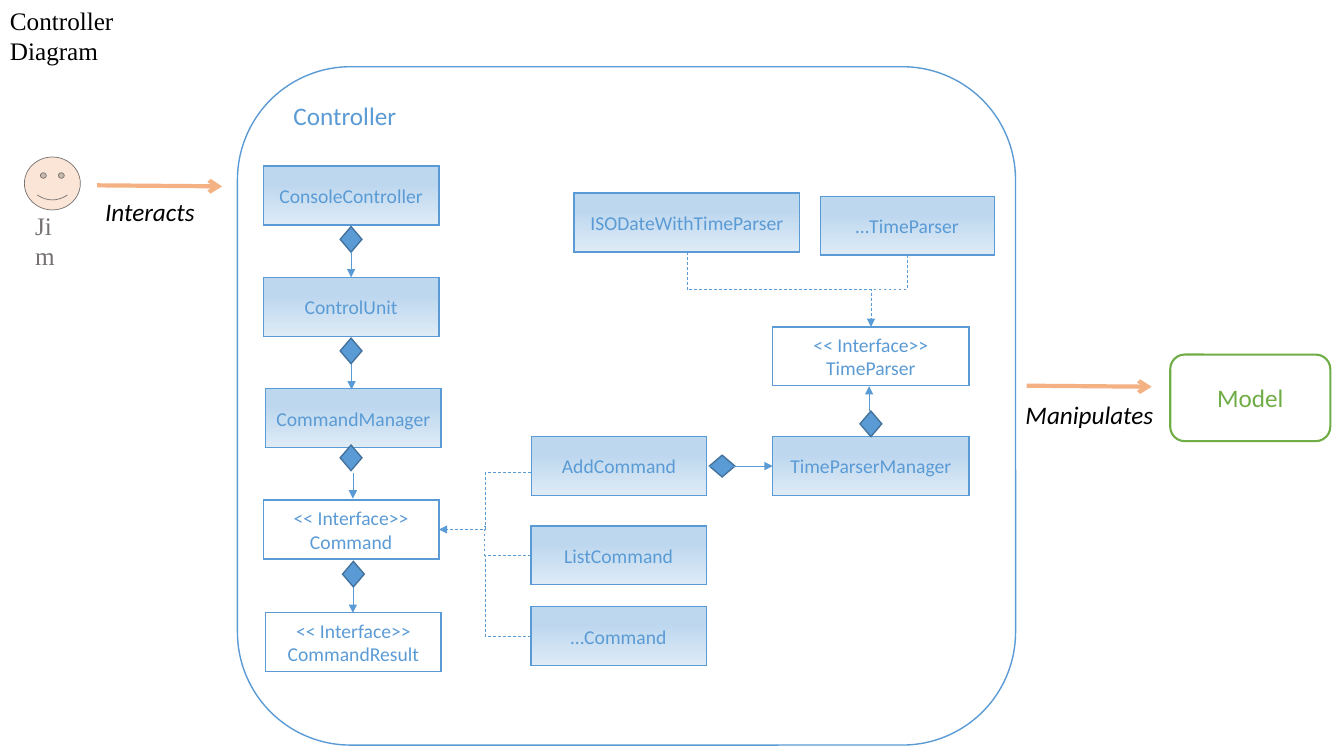
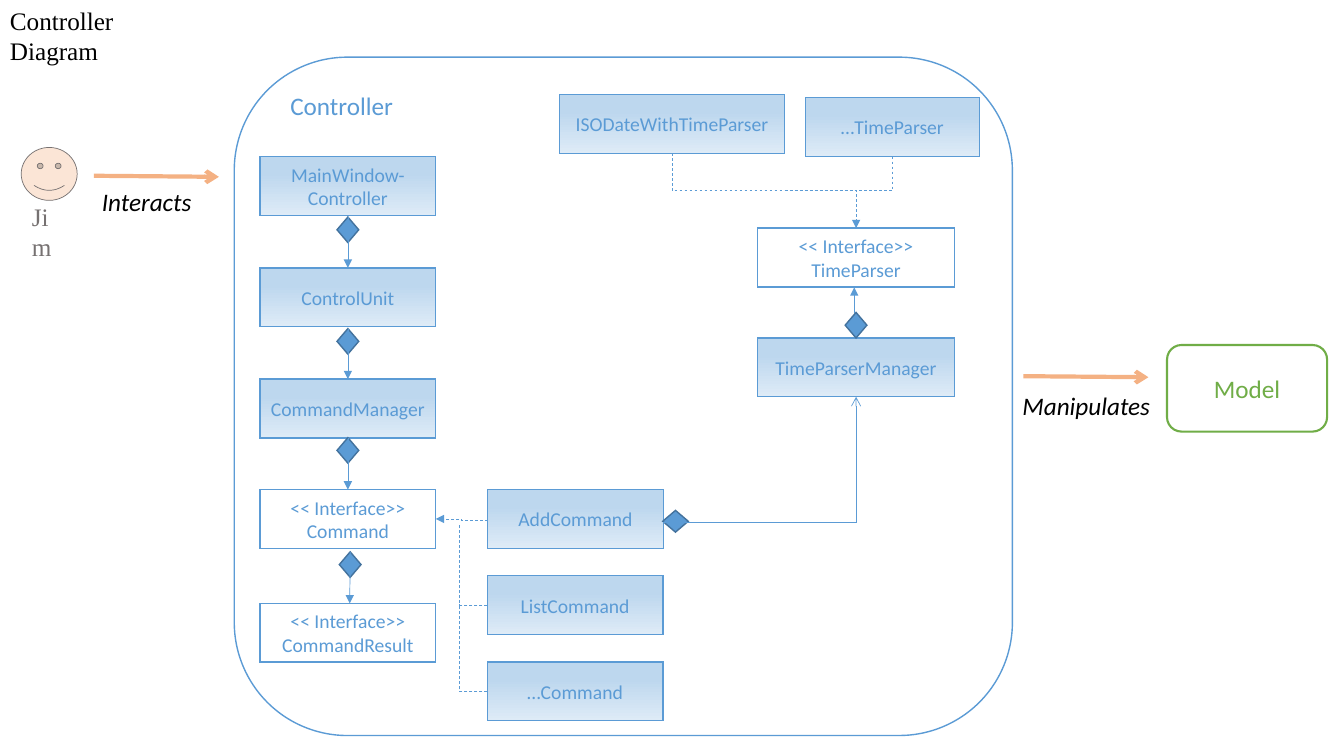
Before and after one commit to CS2103AUG2016-W11-C1/main, a slide deck: slide 4 of doc/DeveloperGuide.pptx. Drawn at 1344x756 pixels with LibreOffice and Linux fonts; fonts in the diff are those of the drawing. Boxes give left, top, right and bottom in pixels: in the first picture for what was removed or moved away, otherwise in the second. Text is boxed around its words. In the diff, an @@ line names an element or a change of style, - is before the commit and + after.

```diff
--- a/doc/DeveloperGuide.pptx
+++ b/doc/DeveloperGuide.pptx
@@ 5 rectangles, 4 texts, 4 diamonds, 2 rounded rectangles, 2 arrows, 1 smiley face: place and size @@
-5 rectangles, 4 texts, 4 diamonds, 2 rounded rectangles, 2 arrows, 1 smiley face at <box>24,67,1331,745</box>
+5 rectangles, 4 texts, 4 diamonds, 2 rounded rectangles, 2 arrows, 1 smiley face at <box>21,57,1328,736</box>
@@ text in rectangle at <box>291,168,404,205</box>: text changed @@
-ConsoleController
+MainWindow-Controller
@@ 4 rectangles, 1 arrow, 1 diamond, 1 elbow line, 1 elbow arrow: place and size @@
-4 rectangles, 1 arrow, 1 diamond, 1 elbow line, 1 elbow arrow at <box>575,194,995,495</box>
+4 rectangles, 1 arrow, 1 diamond, 1 elbow line, 1 elbow arrow at <box>560,95,980,396</box>
@@ arrow moved from (351, 252) - (351, 277) to (348, 217) - (348, 268) @@
@@ arrow moved from (352, 364) - (352, 389) to (348, 329) - (348, 379) @@
@@ elbow arrow added from (663, 522) to (856, 397), #5B9BD5 0.5 pt @@
@@ arrow moved from (353, 474) - (353, 499) to (348, 438) - (348, 490) @@
@@ arrow removed from (710, 466) to (773, 466) @@
@@ elbow arrow moved from (531, 473) - (439, 529) to (488, 520) - (436, 519) @@
@@ elbow line moved from (531, 556) - (485, 526) to (487, 605) - (460, 523) @@
@@ 2 rectangles, 1 diamond: place and size @@
-2 rectangles, 1 diamond at <box>531,437,736,665</box>
+2 rectangles, 1 diamond at <box>487,490,688,721</box>
@@ arrow moved from (353, 588) - (353, 613) to (350, 552) - (350, 604) @@
@@ rectangle "ListCommand": place and size @@
-rectangle "ListCommand" at <box>531,526,707,585</box>
+rectangle "ListCommand" at <box>487,576,662,634</box>
@@ elbow line moved from (531, 636) - (485, 556) to (487, 692) - (460, 604) @@
```
Also in this commit, not shown: 1 slide added, 3 other files.
